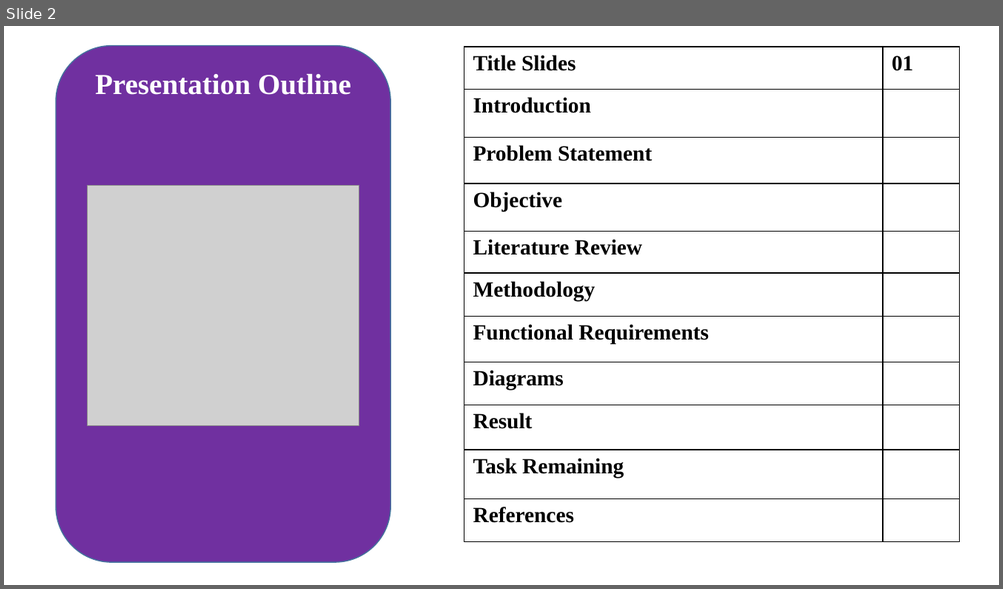
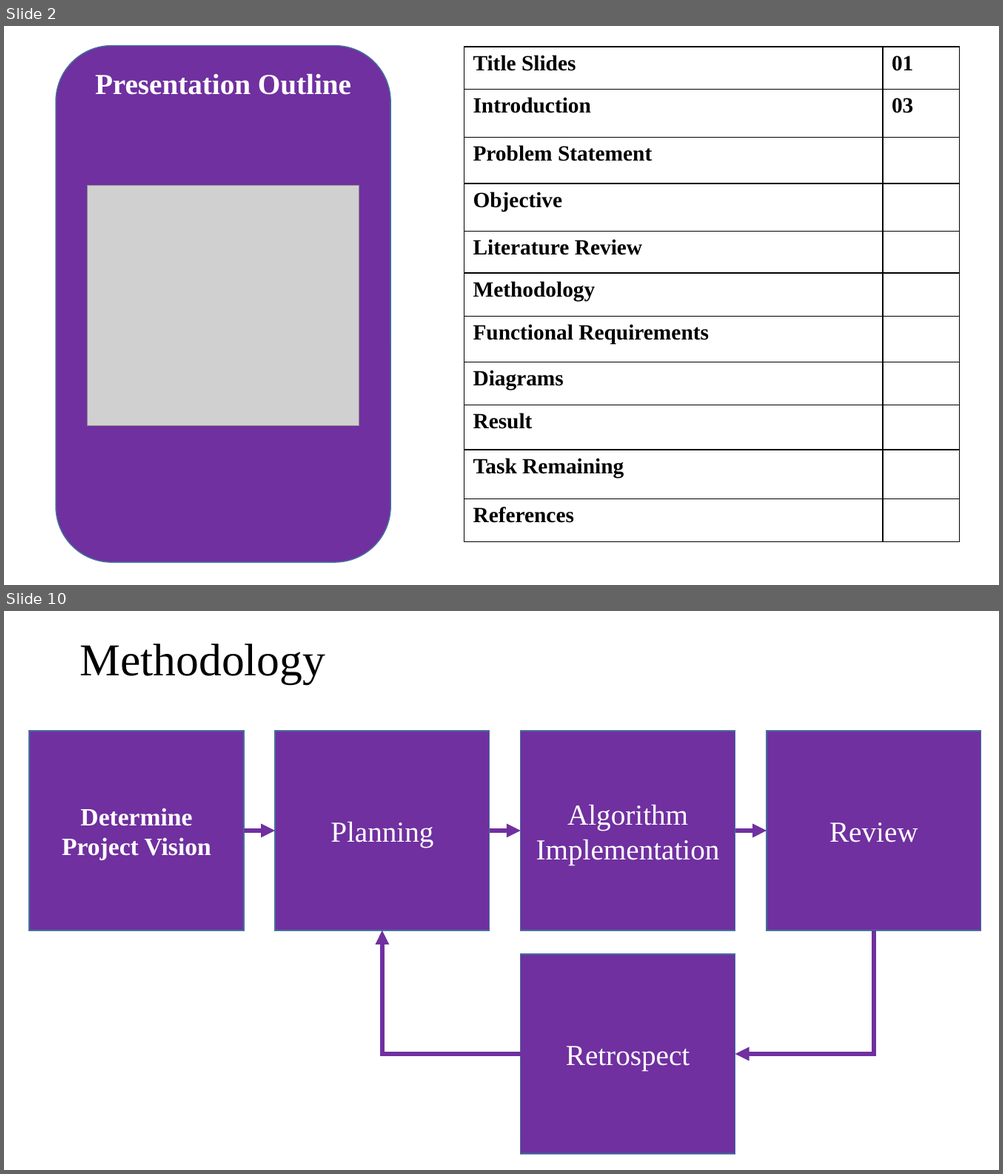
Before and after one commit to SaurabhSubedi/Hire-Hawk, a slide deck: Docs/MidtermPresentationHireHawk.pptx. Shown one above the other, each under a label of ours: slide 2 before the commit, slides 2 and 10 after it; the slides between them are not shown. The pictures are 1003x589 and 1003x1174 pixels, drawn with LibreOffice and Linux fonts; fonts in the diff are those of the drawing; grey boxes stand for pictures. Boxes give left, top, right and bottom in pixels: in the first picture for what was removed or moved away, otherwise in the second. Text is boxed around its words. In the diff, an @@ line names an element or a change of style, - is before the commit and + after.

```diff
--- a/Docs/MidtermPresentationHireHawk.pptx
+++ b/Docs/MidtermPresentationHireHawk.pptx
@@ slide 10 added at box(4, 611, 999, 1170), background #FFFFFF @@
@@ title added at box(79, 644, 325, 684), 44 pt, text #000000 @@
+Methodology
@@ rectangle added at box(29, 731, 244, 931), fill #7030A0, outline #43739E 1 pt, 24 pt, text #FFFFFF, bold @@
+Determine
+Project Vision
@@ rectangle added at box(275, 731, 489, 931), fill #7030A0, outline #43739E 1 pt, 28 pt, text #FFFFFF @@
+Planning
@@ rectangle added at box(521, 731, 734, 931), fill #7030A0, outline #43739E 1 pt, 28 pt, text #FFFFFF @@
+Algorithm Implementation
@@ rectangle added at box(766, 731, 981, 931), fill #7030A0, outline #43739E 1 pt, 28 pt, text #FFFFFF @@
+Review
@@ arrow added from (244, 831) to (275, 831), #7030A0 4.5 pt @@
@@ arrow added from (489, 831) to (521, 831), #7030A0 4.5 pt @@
@@ arrow added from (735, 831) to (766, 831), #7030A0 4.5 pt @@
@@ elbow arrow added from (521, 1054) to (382, 931), #7030A0 4.5 pt @@
@@ elbow arrow added from (874, 931) to (735, 1054), #7030A0 4.5 pt @@
@@ rectangle added at box(521, 954, 734, 1154), fill #7030A0, outline #43739E 1 pt, 28 pt, text #FFFFFF @@
+Retrospect
@@ slide 2 changed as well @@
@@ table at box(464, 47, 960, 543) @@
-row 2, column 2: 
+row 2, column 2: 03
```
Also in this commit, not shown: 6 other slides changed, 17 other slides added, 8 slides removed, 6 other files.
